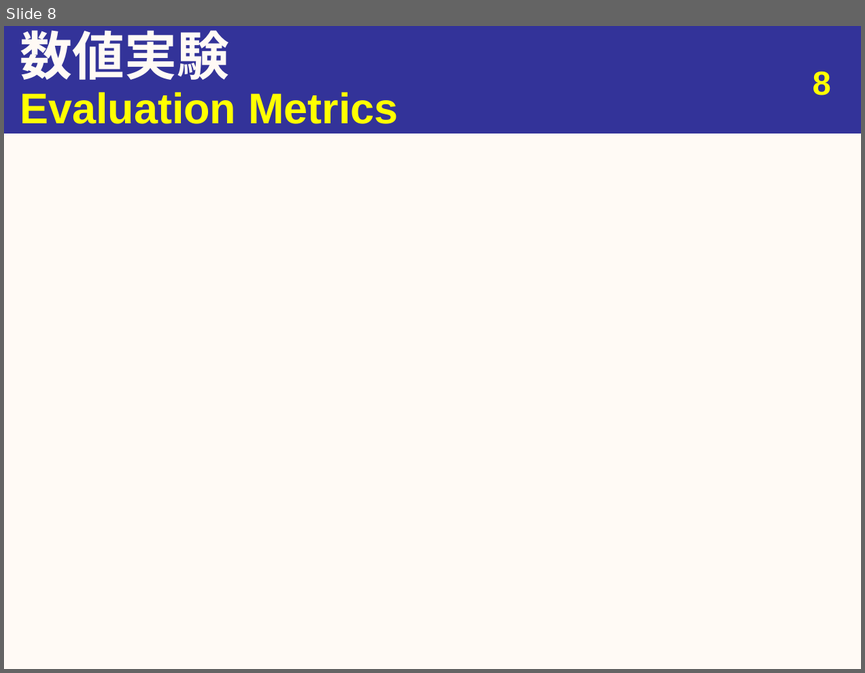
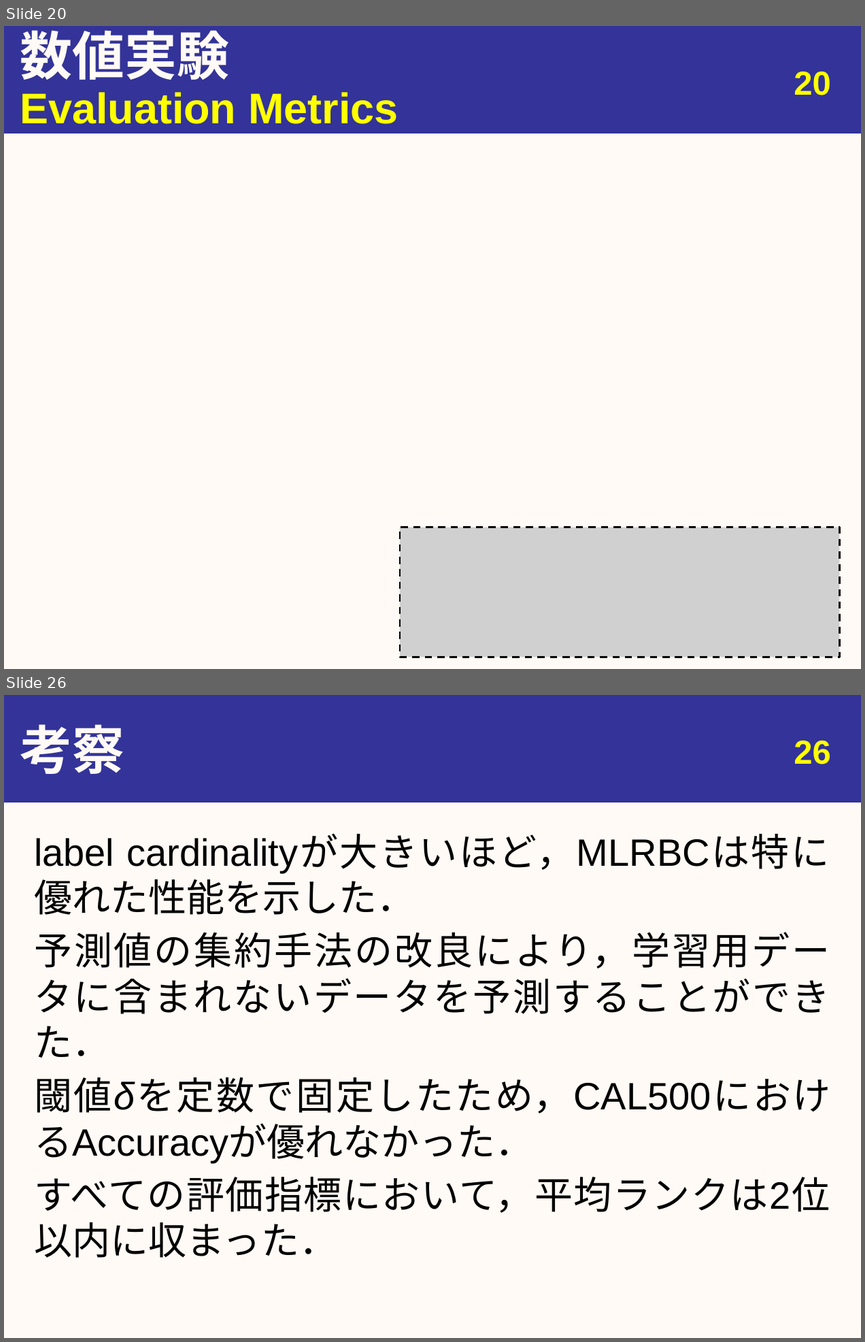
Before and after one commit to youle921/Slide-maintain, a slide deck: slide_1106/20191106_urita_eng.pptx. Shown one above the other, each under a label of ours: slide 8 before the commit, slides 20 and 26 after it; the slides between them are not shown. The pictures are 865x673 and 865x1342 pixels, drawn with LibreOffice and Linux fonts; fonts in the diff are those of the drawing; grey boxes stand for pictures. Boxes give left, top, right and bottom in pixels: in the first picture for what was removed or moved away, otherwise in the second. Text is boxed around its words. In the diff, an @@ line names an element or a change of style, - is before the commit and + after.

```diff
--- a/slide_1106/20191106_urita_eng.pptx
+++ b/slide_1106/20191106_urita_eng.pptx
@@ slide 26 added at [4,695,861,1338], background #FFFAF5; not listed: 1 template element that a slide beside it also shows @@
@@ title added at [20,724,124,774], 44 pt, text #FFFAF5, bold @@
+考察
@@ page number added at [793,741,830,764], 28 pt, text #FFFF00, bold @@
+26
@@ text added at [34,836,831,1257], 32 pt, text #000000 @@
+label cardinalityが大きいほど，MLRBCは特に
+優れた性能を示した．
+予測値の集約手法の改良により，学習用データに含まれないデータを予測することができた．
+閾値δを定数で固定したため，CAL500におけるAccuracyが優れなかった．
+すべての評価指標において，平均ランクは2位
+以内に収まった．
@@ what was slide 8 is now slide 20 @@
@@ slide 20 changed as well @@
@@ page number at [793,72,830,95]: text changed @@
-8
+20
@@ picture added at [400,527,839,656] @@
```
Also in this commit, not shown: 6 other slides changed, 20 other slides added, 2 other files.
